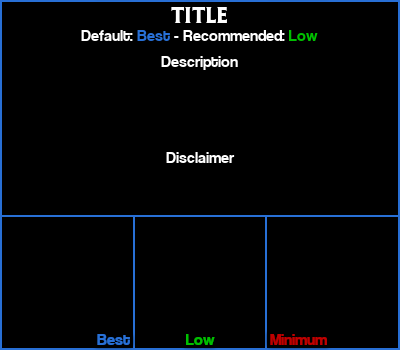
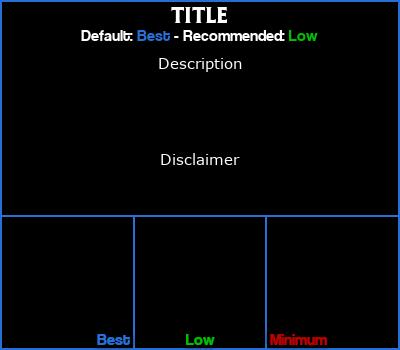
Comparing the layer stacks of the two w=400, h=350 images. Changes:
painted on "Description" over [159, 56, 242, 72]
painted on "Disclaimer" over [161, 152, 240, 165]
